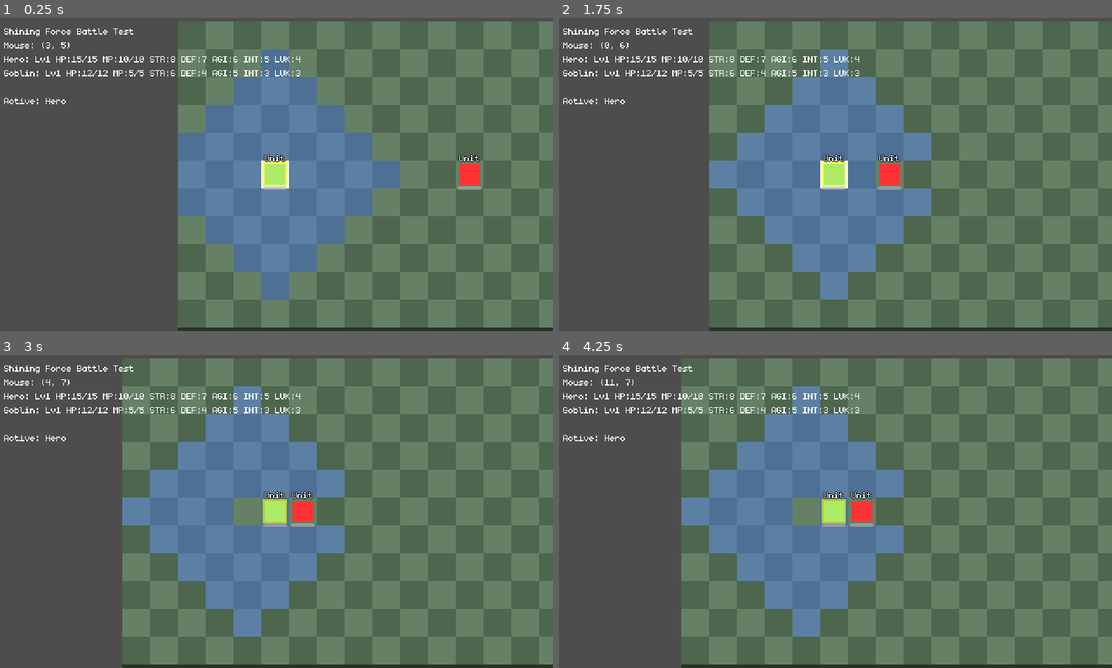
Above: before the commit, frames 1-4 (two rows, left to right).
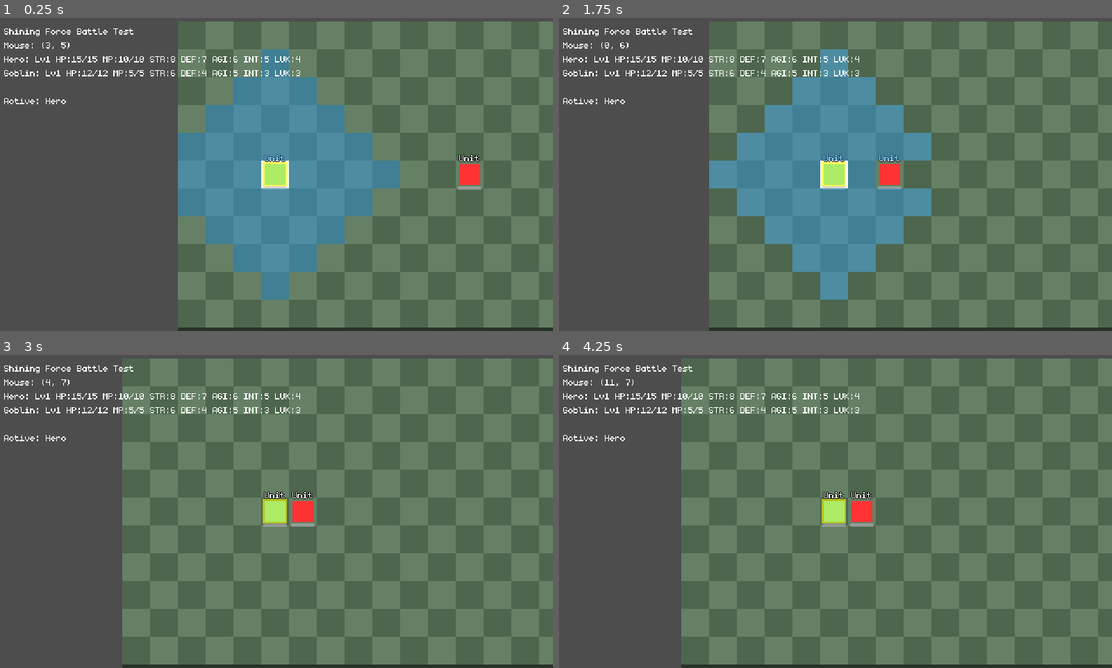
Above: after the commit, the same moments.

Repository: NobleDarkGames/thesparklingfarce
Game: Godot game, scene res://mods/_sandbox/scenes/test_unit.tscn
The game is run twice, just before and just after one commit, with the same random seed, the same clock (stepped at 60 frames per second) and the same inputs.
Inputs (mouse positions are in pixels of both pictures, inside the frame that each line leads up to):
- Up to frame 1 (0.25 s): no input
- Up to frame 2 (1.75 s): tap Enter (ui_accept) at 0.5, 0.77, 1.25, 1.52 s; move the mouse to (957, 158) at 0.52 s; hold Right (ui_right) 0.53-1.28 s; tap R at 0.6 s; click (957, 158) at 0.67 s; move the mouse to (724, 190) at 1.27 s; hold Down (ui_down) from 1.28 s (still down); tap 1 at 1.35 s
- Up to frame 3 (3 s): tap Enter (ui_accept) at 2, 2.75 s; move the mouse to (331, 442) at 2.02 s; release Down (ui_down) at 2.03 s; hold Right (ui_right) 2.03-2.78 s; tap 2 at 2.1 s; move the mouse to (248, 574) at 2.77 s; hold Up (ui_up) from 2.78 s (still down); tap 3 at 2.85 s; click (248, 574) at 2.92 s
- Up to frame 4 (4.25 s): tap Enter (ui_accept) at 3.02, 3.5, 3.77 s; move the mouse to (1001, 558) at 3.52 s; release Up (ui_up) at 3.53 s; hold Left (ui_left) from 3.53 s (still down); tap 4 at 3.6 s

The runs differ from the first frame. In frame 1, less than 0.1% of the frame differs, in the area x 47-52%, y 43-55%; in frame 2, 0.1%; in frame 3, 16%, in the area x 22-63%, y 10-90%; in frame 4, 16%.

Commit message:
feat: Add Shining Force-style movement/attack range highlights
Implements HP2: Movement/Attack Range Highlights from battle polish plan.

Added three-color highlight system using TileMapLayer:
- Blue: Movement range (shown during movement phase)
- Red: Attack range (shown when selecting attack target)
- Yellow: Valid targets (overlays red on enemy positions)

Files Created:
- assets/tiles/highlight_blue.png - Semi-transparent blue tile
- assets/tiles/highlight_red.png - Semi-transparent red tile
- assets/tiles/highlight_yellow.png - Semi-transparent yellow tile
- assets/tilesets/highlight_tileset.tres - TileSet with 3 sources

Core Changes:
- core/systems/grid_manager.gd: Added highlight methods
  - show_movement_range(), show_attack_range()
  - highlight_targets(), clear_highlights()
- core/systems/input_manager.gd: Integrated with state machine
  - Shows blue in EXPLORING_MOVEMENT
  - Shows red+yellow in TARGETING

Bug Fix:
- Added z_index=1 to HighlightLayer for proper rendering order
- Removed old ColorRect-based highlight system from test scene

Testing:
- All three colors display correctly
- Highlights clear properly between states
- Works across multiple turns and battle completion

🤖 Generated with [Claude Code](https://claude.com/claude-code)

Co-Authored-By: Claude <noreply@anthropic.com>

Diff:
--- /dev/null
+++ b/assets/tilesets/highlight_tileset.tres
@@ -0,0 +1,26 @@
+[gd_resource type="TileSet" load_steps=7 format=3 uid="uid://c8kv3jx2wr7pb"]
+
+[ext_resource type="Texture2D" path="res://assets/tiles/highlight_blue.png" id="1_blue"]
+[ext_resource type="Texture2D" path="res://assets/tiles/highlight_red.png" id="2_red"]
+[ext_resource type="Texture2D" path="res://assets/tiles/highlight_yellow.png" id="3_yellow"]
+
+[sub_resource type="TileSetAtlasSource" id="TileSetAtlasSource_blue"]
+texture = ExtResource("1_blue")
+texture_region_size = Vector2i(32, 32)
+0:0/0 = 0
+
+[sub_resource type="TileSetAtlasSource" id="TileSetAtlasSource_red"]
+texture = ExtResource("2_red")
+texture_region_size = Vector2i(32, 32)
+0:0/0 = 0
+
+[sub_resource type="TileSetAtlasSource" id="TileSetAtlasSource_yellow"]
+texture = ExtResource("3_yellow")
+texture_region_size = Vector2i(32, 32)
+0:0/0 = 0
+
+[resource]
+tile_size = Vector2i(32, 32)
+sources/0 = SubResource("TileSetAtlasSource_blue")
+sources/1 = SubResource("TileSetAtlasSource_red")
+sources/2 = SubResource("TileSetAtlasSource_yellow")
--- a/core/systems/grid_manager.gd
+++ b/core/systems/grid_manager.gd
@@ -89,6 +89,10 @@
 
 	# If no tilemap or tileset, return default cost (for test scenes with visual grid)
 	if not tilemap or not tilemap.tile_set:
+		return DEFAULT_TERRAIN_COST
+
+	# If tileset has no sources, return default cost (empty tileset in test scenes)
+	if tilemap.tile_set.get_source_count() == 0:
 		return DEFAULT_TERRAIN_COST
 
 	# Get tile data from tilemap
@@ -272,6 +276,11 @@
 	print("GridManager: Highlight layer set")
 
 
+## Highlight constants for tile source IDs
+const HIGHLIGHT_BLUE: int = 0    # Movement range
+const HIGHLIGHT_RED: int = 1     # Attack range
+const HIGHLIGHT_YELLOW: int = 2  # Target selection
+
 ## Highlight cells with a specific color (for movement range, attack range, etc.)
 ## Colors: 0 = movement (blue), 1 = attack (red), 2 = target (yellow)
 func highlight_cells(cells: Array[Vector2i], color_type: int = 0) -> void:
@@ -279,12 +288,48 @@
 		push_warning("GridManager: No highlight layer set. Call set_highlight_layer() first.")
 		return
 
+	var color_name: String = ["blue", "red", "yellow"][color_type] if color_type < 3 else "unknown"
+	print("GridManager: Highlighting %d cells with color %s (type %d)" % [cells.size(), color_name, color_type])
+
 	for cell in cells:
 		if grid.is_within_bounds(cell):
-			# Use atlas_coords to represent different colors
-			# This assumes your tileset has highlight tiles at different positions
-			var atlas_coords: Vector2i = Vector2i(color_type, 0)
-			_highlight_layer.set_cell(cell, 0, atlas_coords)
+			# Use source_id to select the correct colored tile
+			# source_id corresponds to: 0=blue, 1=red, 2=yellow
+			_highlight_layer.set_cell(cell, color_type, Vector2i(0, 0))
+
+
+## Show movement range (blue tiles)
+func show_movement_range(from: Vector2i, movement_range: int, movement_type: int) -> void:
+	"""Highlight all walkable cells from a position in blue."""
+	clear_highlights()
+	var walkable_cells: Array[Vector2i] = get_walkable_cells(from, movement_range, movement_type)
+	highlight_cells(walkable_cells, HIGHLIGHT_BLUE)
+
+
+## Show attack range (red tiles)
+func show_attack_range(from: Vector2i, weapon_range: int) -> void:
+	"""Highlight all cells within attack range in red."""
+	if _highlight_layer == null:
+		push_warning("GridManager: Cannot show attack range - no highlight layer set")
+		return
+
+	# Calculate cells in range using Manhattan distance
+	var attack_cells: Array[Vector2i] = []
+	for x in range(-weapon_range, weapon_range + 1):
+		for y in range(-weapon_range, weapon_range + 1):
+			var target_cell := Vector2i(from.x + x, from.y + y)
+			var distance: int = abs(x) + abs(y)
+			if distance > 0 and distance <= weapon_range and grid.is_within_bounds(target_cell):
+				attack_cells.append(target_cell)
+
+	print("GridManager: Showing attack range from %s with range %d - %d cells" % [from, weapon_range, attack_cells.size()])
+	highlight_cells(attack_cells, HIGHLIGHT_RED)
+
+
+## Highlight specific target cells (yellow tiles)
+func highlight_targets(target_cells: Array[Vector2i]) -> void:
+	"""Highlight specific cells as valid targets in yellow."""
+	highlight_cells(target_cells, HIGHLIGHT_YELLOW)
 
 
 ## Clear all cell highlights
--- a/core/systems/input_manager.gd
+++ b/core/systems/input_manager.gd
@@ -186,6 +186,9 @@
 
 
 func _on_enter_selecting_action() -> void:
+	# Clear movement highlights
+	GridManager.clear_highlights()
+
 	# Hide cursor and path (movement is locked in)
 	if grid_cursor:
 		grid_cursor.hide_cursor()
@@ -199,6 +202,9 @@
 
 
 func _on_enter_targeting() -> void:
+	# Clear movement highlights
+	GridManager.clear_highlights()
+
 	# Show valid targets based on selected action
 	_show_targeting_range()
 
@@ -347,11 +353,17 @@
 	return false
 
 
-## Show movement range highlights (placeholder)
+## Show movement range highlights
 func _show_movement_range() -> void:
-	# TODO: Implement visual highlight system
-	# For now, this is handled by test scene
-	pass
+	"""Show blue movement range highlights."""
+	if not active_unit:
+		return
+
+	var unit_cell: Vector2i = active_unit.grid_position
+	var movement_range: int = active_unit.character_data.character_class.movement_range
+	var movement_type: int = active_unit.character_data.character_class.movement_type
+
+	GridManager.show_movement_range(unit_cell, movement_range, movement_type)
 
 
 ## Move cursor by offset and update visuals
@@ -521,10 +533,51 @@
 	set_state(InputState.EXPLORING_MOVEMENT)
 
 
-## Show targeting range (placeholder)
+## Get valid target cells based on action and range
+func _get_valid_target_cells(weapon_range: int) -> Array[Vector2i]:
+	var valid_cells: Array[Vector2i] = []
+
+	if current_action == "Attack":
+		# Get all cells in weapon range
+		var cells_in_range: Array[Vector2i] = GridManager.get_cells_in_range(
+			active_unit.grid_position,
+			weapon_range
+		)
+
+		# Filter to only cells with enemy units
+		for cell in cells_in_range:
+			var occupant: Node2D = GridManager.get_unit_at_cell(cell)
+			if occupant and occupant.is_enemy_unit():
+				valid_cells.append(cell)
+
+	elif current_action == "Magic":
+		# TODO: Implement spell targeting when spell system exists
+		pass
+
+	return valid_cells
+
+
+## Show targeting range and valid targets
 func _show_targeting_range() -> void:
-	# TODO: Implement targeting visual
+	if not active_unit:
+		return
+
 	print("InputManager: Showing targeting range for %s" % current_action)
+
+	# Get weapon range (default to 1 for melee)
+	# TODO: Get from equipped weapon when equipment system exists
+	var weapon_range: int = 1
+
+	print("InputManager: Unit position: %s, weapon range: %d" % [active_unit.grid_position, weapon_range])
+
+	# Show red attack range tiles
+	GridManager.show_attack_range(active_unit.grid_position, weapon_range)
+
+	# Find and highlight valid targets in yellow
+	var valid_targets: Array[Vector2i] = _get_valid_target_cells(weapon_range)
+	print("InputManager: Valid targets found: %d at cells: %s" % [valid_targets.size(), valid_targets])
+	if not valid_targets.is_empty():
+		GridManager.highlight_targets(valid_targets)
 
 
 ## Handle targeting input (placeholder)
--- a/mods/_sandbox/scenes/test_unit.gd
+++ b/mods/_sandbox/scenes/test_unit.gd
@@ -267,15 +267,7 @@
 	print("\n>>> PLAYER'S TURN: %s <<<" % unit.get_display_name())
 	unit.show_selection()
 
-	# Show movement range
-	var movement_range: int = unit.character_data.character_class.movement_range
-	var walkable_cells: Array[Vector2i] = GridManager.get_walkable_cells(
-		unit.grid_position,
-		movement_range,
-		unit.character_data.character_class.movement_type
-	)
-	_show_highlights(walkable_cells, Color(0.3, 0.5, 1.0, 0.4))  # Blue highlights for movement
-
+	# GridManager now handles highlights via TileMapLayer (called by InputManager)
 	# Start InputManager for player turn
 	InputManager.start_player_turn(unit)
 
@@ -289,7 +281,7 @@
 func _on_unit_turn_ended(unit: Node2D) -> void:
 	print(">>> Turn ended for: %s <<<" % unit.get_display_name())
 	unit.hide_selection()
-	_clear_highlights()
+	# GridManager now handles clearing highlights
 
 
 func _on_battle_ended(victory: bool) -> void:
--- a/mods/_sandbox/scenes/test_unit.tscn
+++ b/mods/_sandbox/scenes/test_unit.tscn
@@ -1,9 +1,10 @@
-[gd_scene load_steps=5 format=3 uid="uid://test_unit_scene"]
+[gd_scene load_steps=6 format=3 uid="uid://test_unit_scene"]
 
 [ext_resource type="Script" path="res://mods/_sandbox/scenes/test_unit.gd" id="1_script"]
 [ext_resource type="Script" path="res://core/systems/camera_controller.gd" id="2_camera"]
 [ext_resource type="Script" path="res://core/resources/grid.gd" id="3_grid"]
 [ext_resource type="FontFile" uid="uid://cqlbwopye8b43" path="res://assets/fonts/monogram.ttf" id="4_font"]
+[ext_resource type="TileSet" uid="uid://c8kv3jx2wr7pb" path="res://assets/tilesets/highlight_tileset.tres" id="5_highlight"]
 
 [sub_resource type="TileSet" id="TileSet_test"]
 tile_size = Vector2i(32, 32)
@@ -27,8 +28,8 @@
 tile_set = SubResource("TileSet_test")
 
 [node name="HighlightLayer" type="TileMapLayer" parent="Map"]
-modulate = Color(1, 1, 1, 0.4)
-tile_set = SubResource("TileSet_test")
+z_index = 1
+tile_set = ExtResource("5_highlight")
 
 [node name="Units" type="Node2D" parent="."]
 
Binary file added: assets/tiles/highlight_blue.png
Not shown, added: assets/tiles/highlight_blue.png.import
Binary file added: assets/tiles/highlight_red.png
Not shown, added: assets/tiles/highlight_red.png.import
Binary file added: assets/tiles/highlight_yellow.png
Not shown, added: assets/tiles/highlight_yellow.png.import
Not shown, changed: BATTLE_POLISH_PLAN.md
